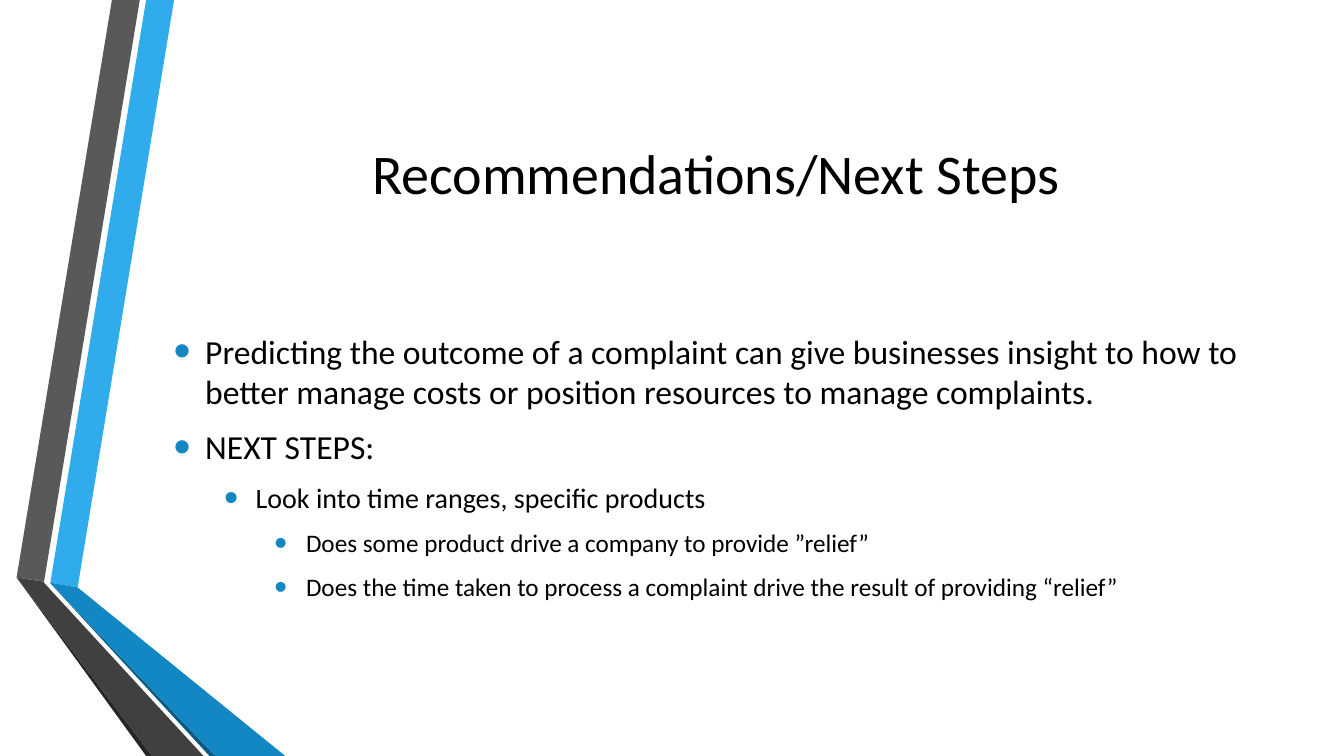
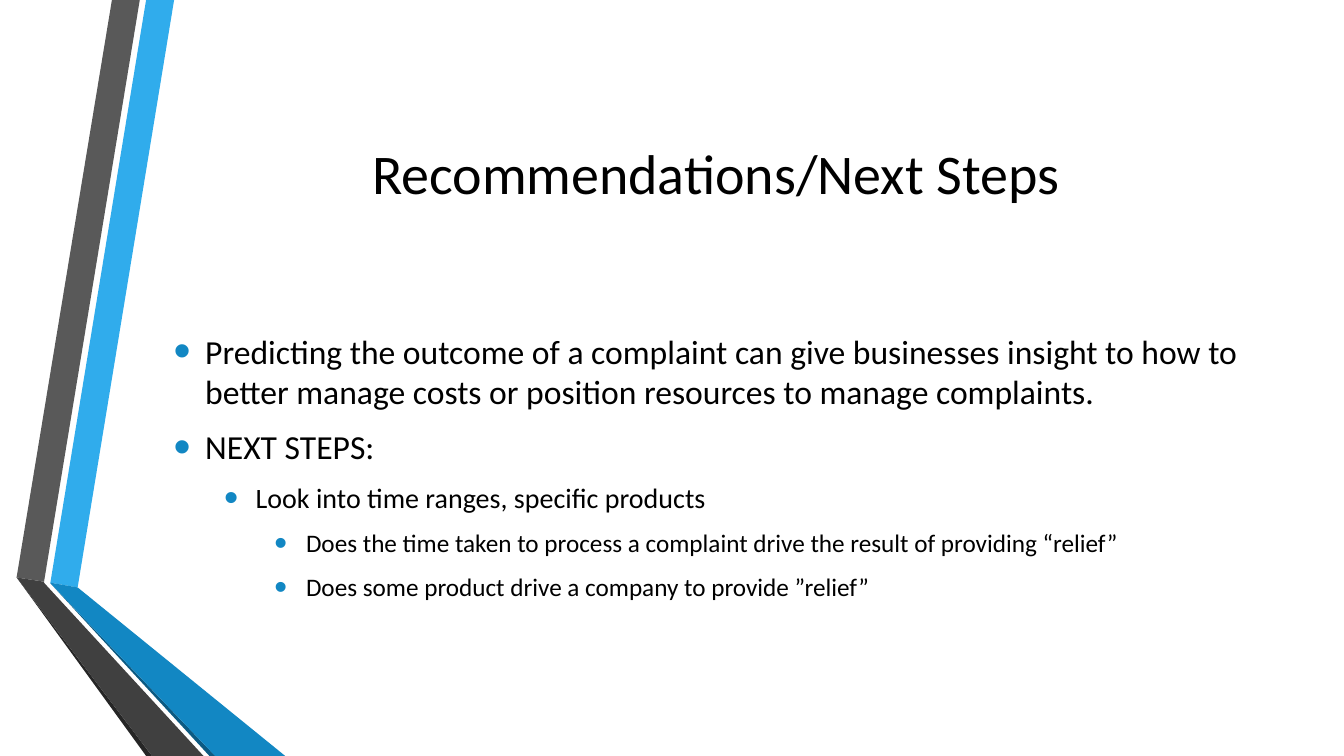
Before and after one commit to ChrisMichael11/Consumer_Complaint_Project, a slide deck: slide 8 of ppt/Consumer_Complaints.pptx. Drawn at 1344x756 pixels with LibreOffice and Linux fonts; fonts in the diff are those of the drawing; background and template pictures are left out. Boxes give left, top, right and bottom in pixels: in the first picture for what was removed or moved away, otherwise in the second. Text is boxed around its words. In the diff, an @@ line names an element or a change of style, - is before the commit and + after.

```diff
--- a/ppt/Consumer_Complaints.pptx
+++ b/ppt/Consumer_Complaints.pptx
@@ text at bbox=[306, 534, 1118, 557]: paragraph added @@
+    • Does the time taken to process a complaint drive the result of providing “relief”
@@ text at bbox=[306, 578, 1118, 601]: paragraph removed @@
-    • Does the time taken to process a complaint drive the result of providing “relief”
```
Also in this commit, not shown: 3 other slides changed, 4 other files.
